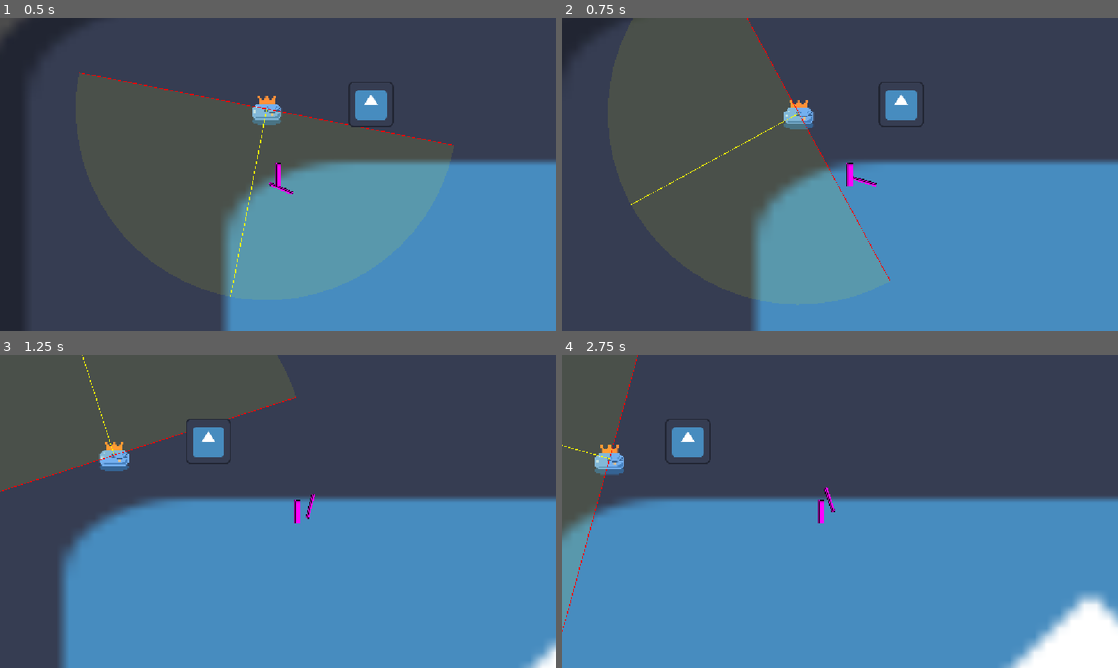
Above: before the commit, frames 1-4 (two rows, left to right).
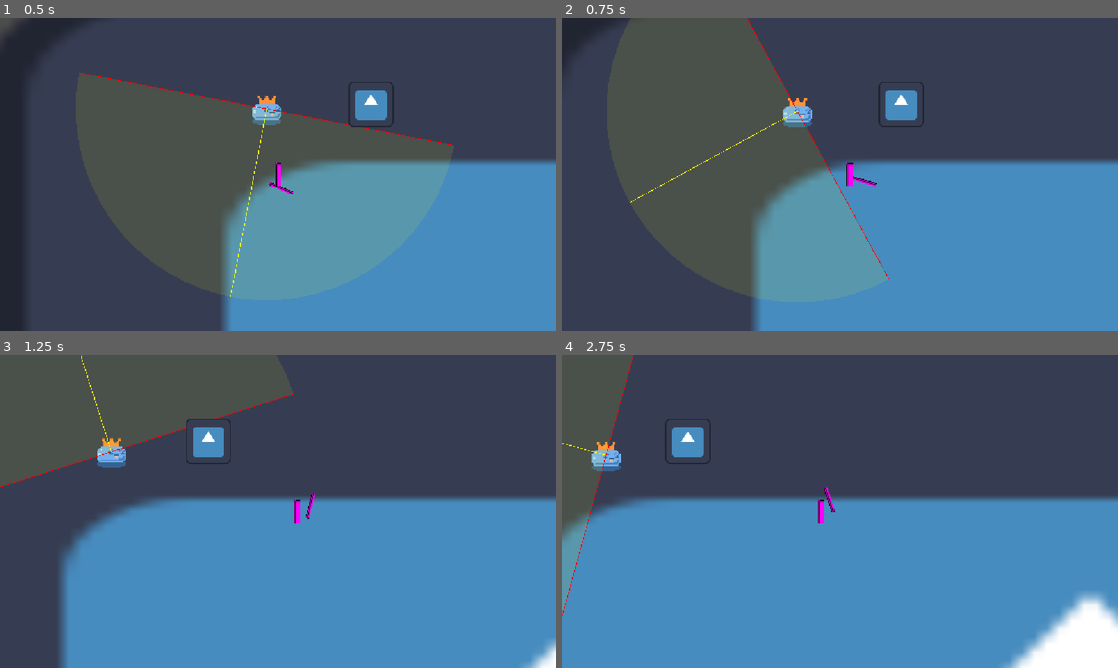
Above: after the commit, the same moments.

Repository: nakowalnut/cusga
Game: Godot game, scene res://Scenes/FunctionTest/text.tscn
The game is run twice, just before and just after one commit, with the same random seed, the same clock (stepped at 60 frames per second) and the same inputs. The engine's default icon, where the game draws it, is replaced by a stand-in: a white triangle on a blue panel in a dark square.
Inputs (mouse positions are in pixels of both pictures, inside the frame that each line leads up to):
- Up to frame 1 (0.5 s): no input
- Up to frame 2 (0.75 s): move the mouse to (962, 158) at 0.52 s; hold D (move_right) from 0.53 s (still down); click (962, 158) at 0.6 s
- Up to frame 3 (1.25 s): keep holding D (move_right); tap W (up) at 0.77 s
- Up to frame 4 (2.75 s): move the mouse to (728, 527) at 1.27 s; click (728, 527) at 1.35 s; tap W (up) at 1.52 s; move the mouse to (895, 442) at 2.02 s; release D (move_right) at 2.03 s; hold A (move_left) from 2.03 s (still down); click (895, 442) at 2.1 s

Frame 1 is identical in both runs. In frame 2, 0.4% of the frame differs, in the area x 12-59%, y 0-84%; in frame 3, 0.6%, in the area x 0-54%, y 0-44%; in frame 4, 0.6%.

Commit message:
物理层硬编码删除

Diff:
--- a/classes/Character/player.gd
+++ b/classes/Character/player.gd
@@ -1,9 +1,7 @@
 extends CharacterBase
 class_name Player
 
-## 近战命中目标层（可在 Inspector 中配置）
-@export_flags_2d_physics var enemy_hitbox_mask: int = 4
-
+## ---- 常量定义 ----
 @onready var animation_player = $AnimationPlayer
 
 ## 检查是否处于无法切换状态的硬直中
@@ -182,12 +180,6 @@
 	if weapon_sprite:
 		weapon_sprite.self_modulate = weapon.color
 		_apply_weapon_transforms(current_weapon_id, weapon.color)
-
-	# 同步攻击判定范围的掩码和层，确保能检测到敌人
-	if weapon_hitbox:
-		# 强制重新获取实时层级
-		weapon_hitbox.collision_mask = enemy_hitbox_mask
-		weapon_hitbox.collision_layer = 0 # 攻击判定不需要被别人撞，只需要去撞别人
 
 func _apply_weapon_transforms(weapon_id: String, weapon_color: Color) -> void:
 	# 视觉与物理同步变化：CurrentWeapon 是 HitBox 的父节点，缩放会同时影响碰撞判定
--- a/classes/Weapons/arrow_projectile.gd
+++ b/classes/Weapons/arrow_projectile.gd
@@ -3,17 +3,12 @@
 
 @export var speed: float = 600.0
 @export var life_time: float = 2.0
-@export_flags_2d_physics var target_collision_mask: int = 4
 
 var direction: Vector2 = Vector2.ZERO
 var damage: float = 5.0
 var weapon_owner: WeaponBase
 
 func _ready() -> void:
-	# 设置 Collision 以便检测目标层（由 Inspector 配置）
-	collision_layer = 0
-	collision_mask = target_collision_mask
-
 	body_entered.connect(_on_body_entered)
 	area_entered.connect(_on_area_entered)
 
--- a/classes/Weapons/weapon_base.gd
+++ b/classes/Weapons/weapon_base.gd
@@ -9,7 +9,6 @@
 @export var max_combo: int = 5
 @export var attack_duration: float = 0.3 # 统一攻击硬直时长
 @export var is_charge_weapon: bool = false # 是否需要蓄力
-@export_flags_2d_physics var nearby_enemy_mask: int = 4 # 默认敌人层
 
 var current_combo: int = 0
 var is_synergy_ready: bool = false
@@ -38,7 +37,6 @@
 	shape.radius = radius
 	query.shape = shape
 	query.transform = Transform2D(0, weapon_owner.global_position)
-	query.collision_mask = nearby_enemy_mask
 	query.collide_with_areas = true
 	var results = space_state.intersect_shape(query)
 	var enemies = []
